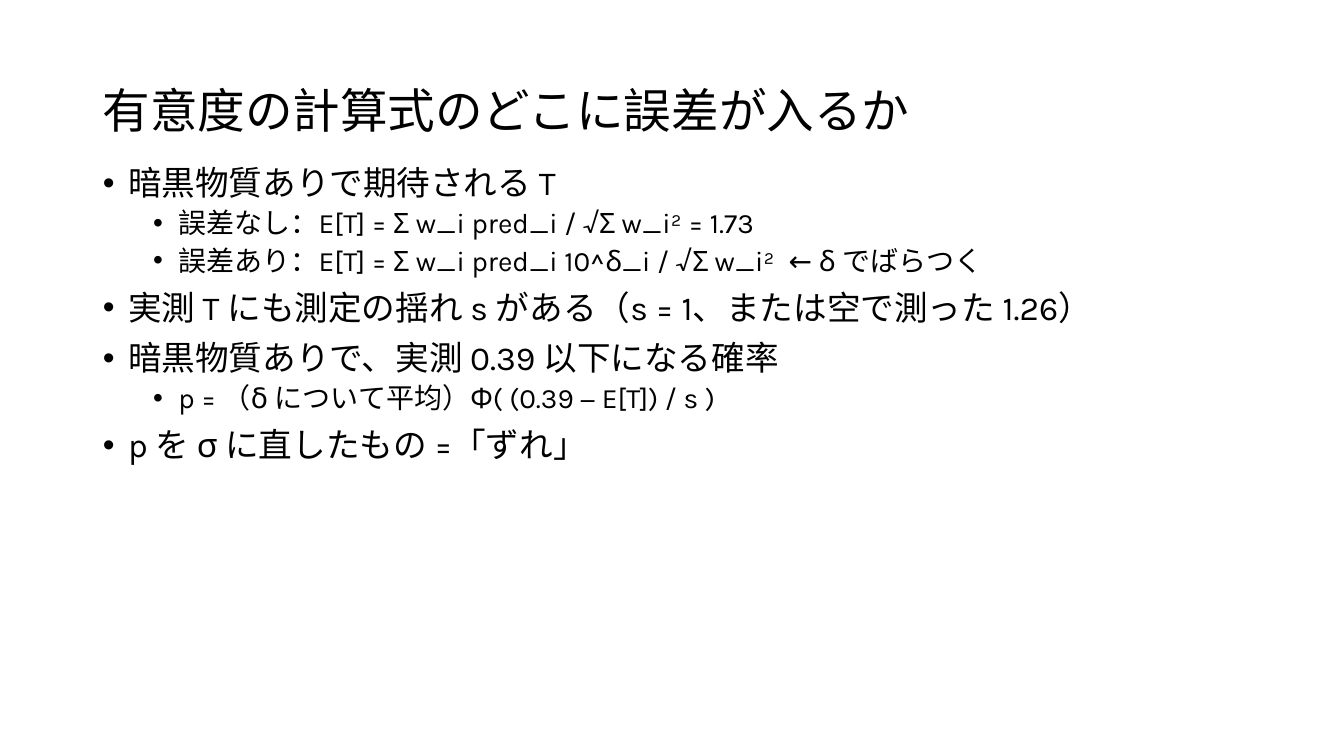
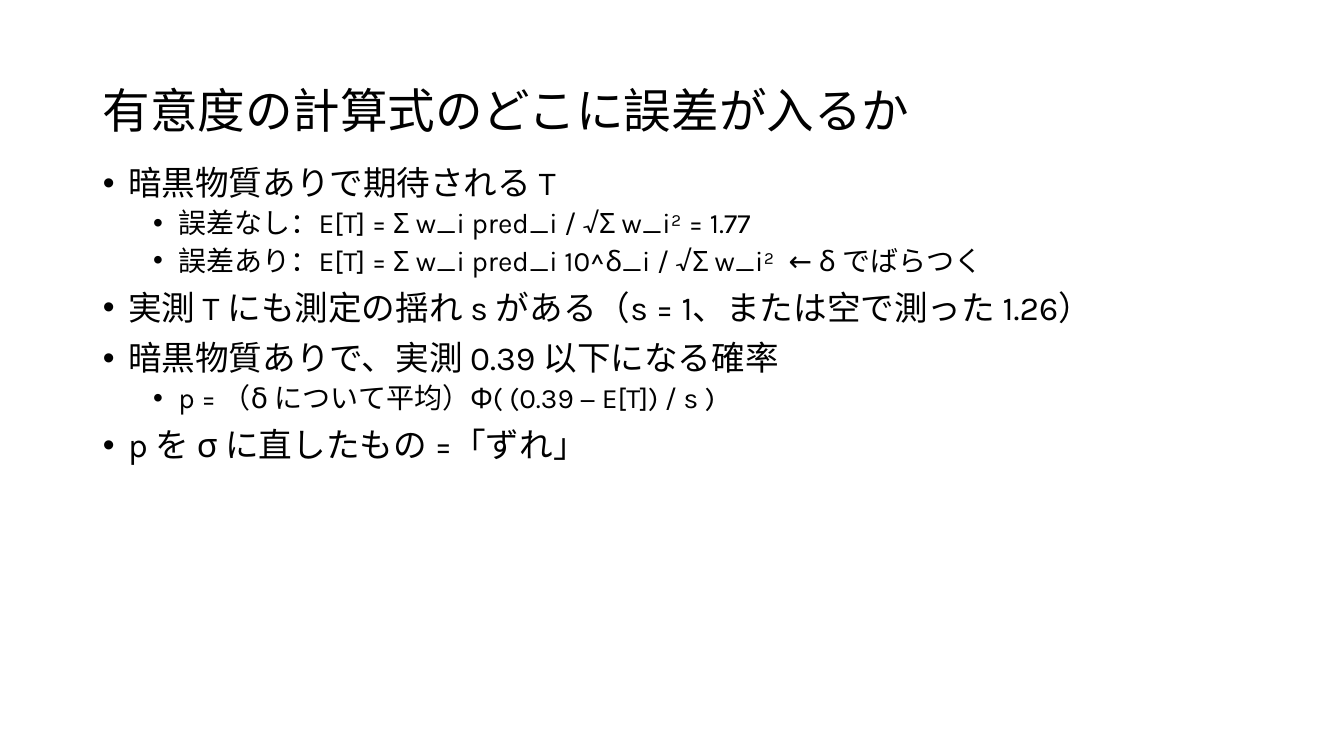
Before and after one commit to Mikann20041029/darkmatter-slides, a slide deck: slide 32 of slides/2026-10-02_研究進捗報告_claude.pptx. Drawn at 1344x756 pixels with LibreOffice and Linux fonts; fonts in the diff are those of the drawing. Boxes give left, top, right and bottom in pixels: in the first picture for what was removed or moved away, otherwise in the second. Text is boxed around its words. In the diff, an @@ line names an element or a change of style, - is before the commit and + after.

```diff
--- a/slides/2026-10-02_研究進捗報告_claude.pptx
+++ b/slides/2026-10-02_研究進捗報告_claude.pptx
@@ text at (x1=178, y1=209, x2=751, y2=240): text changed @@
-  • 誤差なし：E[T] = Σ w_i pred_i / √Σ w_i² = 1.73
+  • 誤差なし：E[T] = Σ w_i pred_i / √Σ w_i² = 1.77
```
Also in this commit, not shown: 13 other slides changed, 34 other files.
